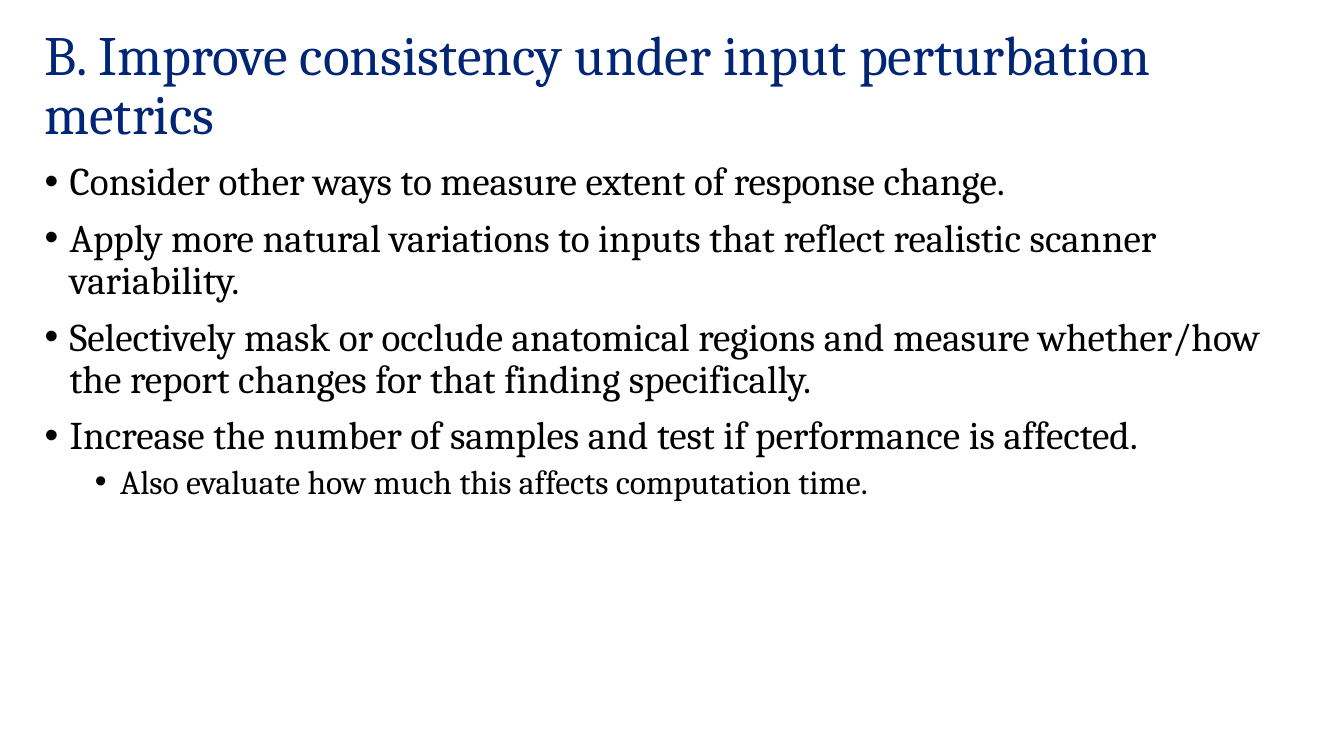
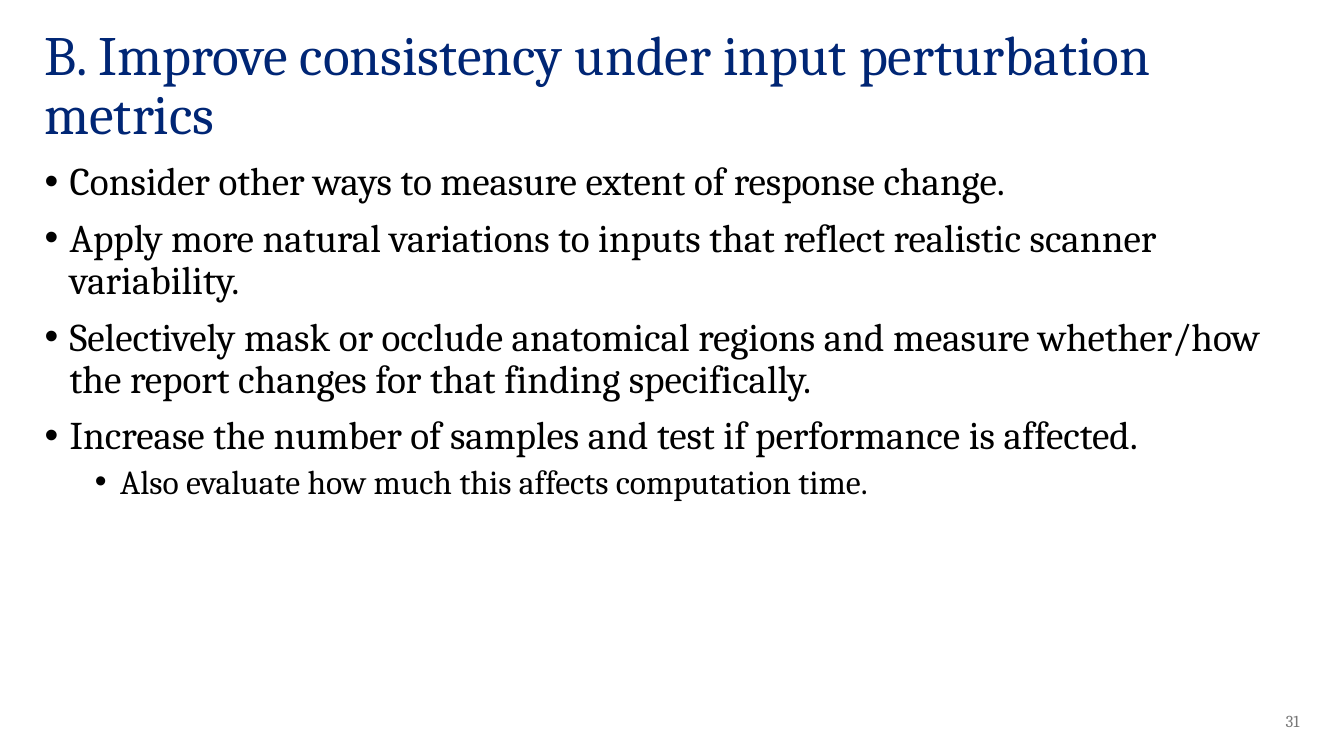
Before and after one commit to sarapohland/radiology_confidence, a slide deck: slide 31 of docs/results.pptx (slide 23 before the commit). Drawn at 1344x756 pixels with LibreOffice and Linux fonts; fonts in the diff are those of the drawing; background and template pictures are left out. Boxes give left, top, right and bottom in pixels: in the first picture for what was removed or moved away, otherwise in the second. Text is boxed around its words. In the diff, an @@ line names an element or a change of style, - is before the commit and + after.

```diff
--- a/docs/results.pptx
+++ b/docs/results.pptx
@@ page number added at (1286, 716, 1300, 727), 12 pt, text #797979 @@
+31
```
Also in this commit, not shown: 24 other slides changed, 13 slides added, 1 slide removed, 58 other files.
